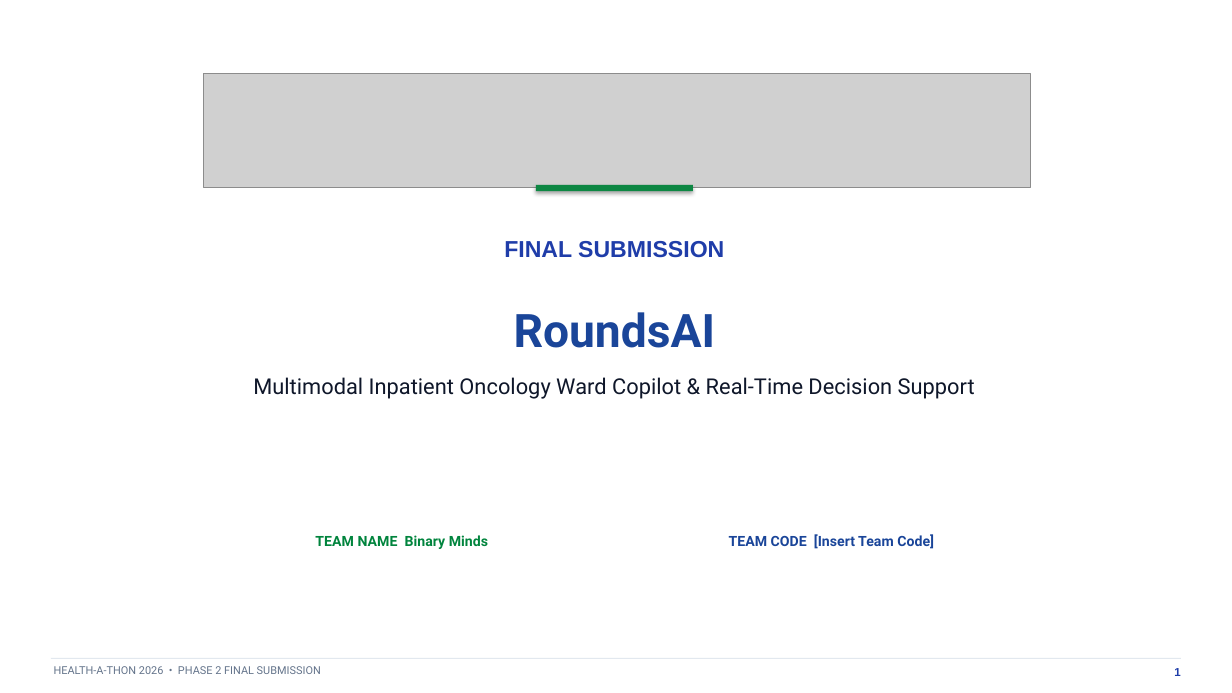
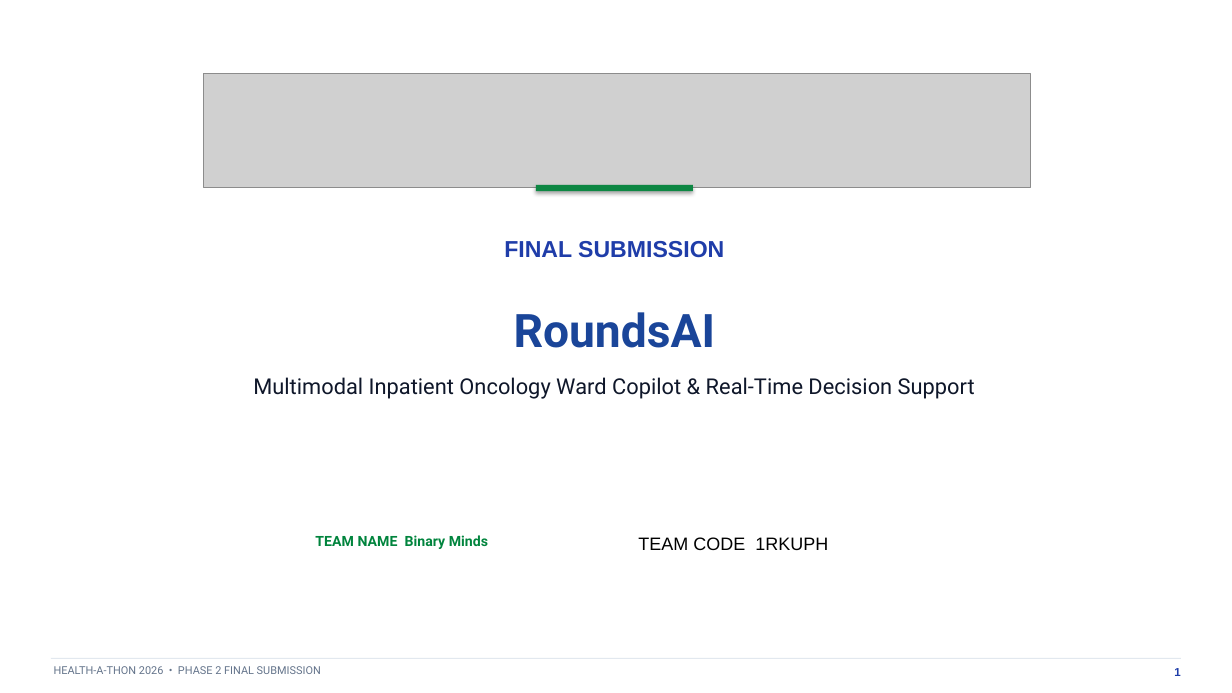
Before and after one commit to santhoshh005/Rounds_AI, a slide deck: slide 1 of Health-a-thon 2026 - Final Presentation (Binary Minds).pptx. Drawn at 1232x693 pixels with LibreOffice and Linux fonts; fonts in the diff are those of the drawing; grey boxes stand for pictures. Boxes give left, top, right and bottom in pixels: in the first picture for what was removed or moved away, otherwise in the second. Text is boxed around its words. In the diff, an @@ line names an element or a change of style, - is before the commit and + after.

Commit message:
docs: add official team members, clinical lead Dr. Amrut S Kadam (BMCRI), and track details

```diff
--- a/Health-a-thon 2026 - Final Presentation (Binary Minds).pptx
+++ b/Health-a-thon 2026 - Final Presentation (Binary Minds).pptx
@@ text at (638,537,828,550): text changed; size 11 to 14 pt; font Roboto to Arial; text colour #1A4599 to #000000; bold off @@
-TEAM CODE [Insert Team Code]
+TEAM CODE 1RKUPH
```
Also in this commit, not shown: 2 other slides changed, 1 other file.
